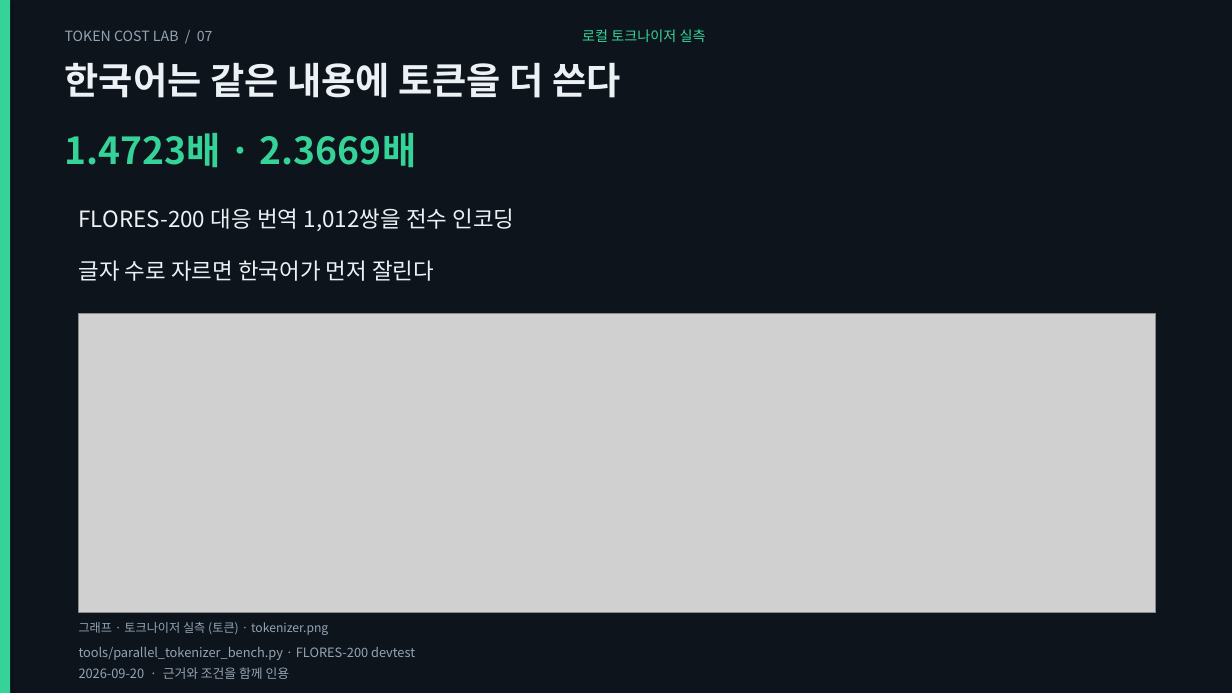
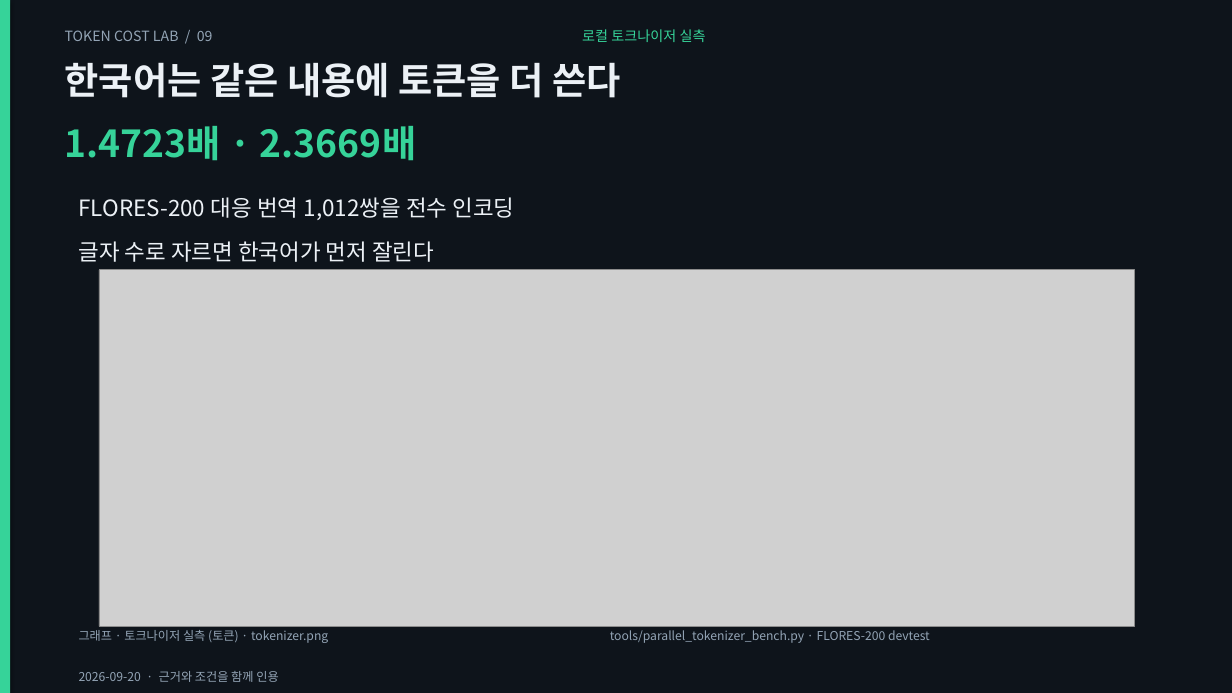
Before and after one commit to giyeop-cody/token-cost-lab, a slide deck: slide 9 of presentation/token_cost.pptx (slide 7 before the commit). Drawn at 1232x693 pixels with LibreOffice and Linux fonts; fonts in the diff are those of the drawing; grey boxes stand for pictures. Boxes give left, top, right and bottom in pixels: in the first picture for what was removed or moved away, otherwise in the second. Text is boxed around its words. In the diff, an @@ line names an element or a change of style, - is before the commit and + after.

Commit message:
feat: rebuild the decks as a visual talk — bigger charts, price table, section dividers
그래프를 슬라이드 전폭·전고로 키우고, 단가 표 슬라이드와 구간 표지를 넣어
발표 흐름(01 언어 → 02 출력·추론 → 03 캐시·컨텍스트 → 04 사례·적용)을 만들었다.

- 그래프 11종으로 확대: 추가 3종
  · monthly  워크플로 A/B 월 청구서(월 1,760건, 모델 6종) — B가 -64~-69%
  · cache_hit 캐시 적중률별 100콜 비용 곡선 + 손익분기 22.0%
  · usage_mix 20턴 세션 토큰 구성 — 이력 재전송 75.1%, 생성은 2.3%
  tokenizer 차트는 영어=1.00 기준 4개 가로 막대로 재작성(넓은 화면에서 읽히게)
- 단가 표 슬라이드: lab/pricing.py에서 셀을 직접 생성(모델·입력·출력·출력÷입력·캐시 읽기)
- 구간 표지 5종(01~04 + 심화). 렌더러에 divider/table 레이아웃 추가
- 덱 구성: 통합 44 · 본편 34 · 보너스 16 · 에이전트 23 · 케이스 15장
  차트 33장 · 표 2장 · 표지 5장. stack 차트와 중복되는 텍스트 슬라이드는 제거
- 검증: 표 셀 대조(단가 스냅샷) · 모든 차트가 덱에서 실제 사용되는지 · 표지에도 멘트·노트 요구
  · 월 청구서/캐시 곡선/토큰 구성의 재계산 대조 — 테스트 120 (신규 3)
- 문서: presentation/README(그래프 표), RETIRED(장수·재주장 17), REASSERTED·CORRECTIONS 동기화

```diff
--- a/presentation/token_cost.pptx
+++ b/presentation/token_cost.pptx
@@ text at box(65, 30, 213, 41): text changed @@
-TOKEN COST LAB / 07
+TOKEN COST LAB / 09
@@ text "1.4723배 · 2.3669배": place and size @@
-text "1.4723배 · 2.3669배" at box(65, 133, 416, 168)
+text "1.4723배 · 2.3669배" at box(65, 126, 416, 161)
@@ text "FLORES-200 대응 번역 1,012쌍을 전수 ...": place and size @@
-text "FLORES-200 대응 번역 1,012쌍을 전수 ..." at box(79, 208, 514, 231)
+text "FLORES-200 대응 번역 1,012쌍을 전수 ..." at box(79, 197, 514, 220)
@@ text "글자 수로 자르면 한국어가 먼저 ...": place and size @@
-text "글자 수로 자르면 한국어가 먼저 ..." at box(79, 260, 434, 281)
+text "글자 수로 자르면 한국어가 먼저 ..." at box(79, 241, 434, 262)
@@ picture: place and size @@
-picture at box(79, 313, 1155, 613)
+picture at box(99, 270, 1135, 627)
@@ text "그래프 · 토크나이저 실측 (토큰) ...": place and size @@
-text "그래프 · 토크나이저 실측 (토큰) ..." at box(79, 622, 328, 635)
+text "그래프 · 토크나이저 실측 (토큰) ..." at box(79, 630, 328, 643)
@@ text "tools/parallel_tokenizer_bench.py · FLORES-200 devtest" at box(610, 630, 930, 643): size 10 to 9.5 pt @@
@@ text "tools/parallel_tokenizer_bench.py · FLORES-200 devtest": place and size @@
-text "tools/parallel_tokenizer_bench.py · FLORES-200 devtest" at box(79, 647, 415, 660)
+text "tools/parallel_tokenizer_bench.py · FLORES-200 devtest" at box(610, 630, 930, 643)
@@ text "2026-09-20 · 근거와 조건을 함께 ..." at box(79, 671, 278, 682): size 10 to 9.5 pt @@
```
Also in this commit, not shown: 31 other slides changed, 9 slides added, 1 slide removed, 37 other files.
